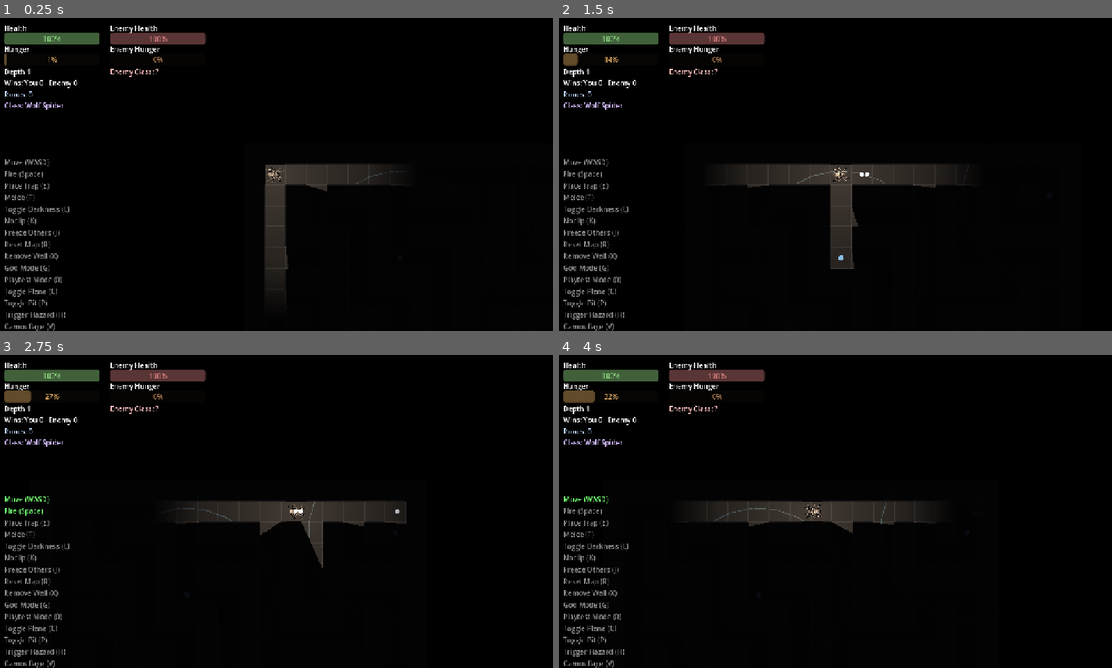
Above: before the commit, frames 1-4 (two rows, left to right).
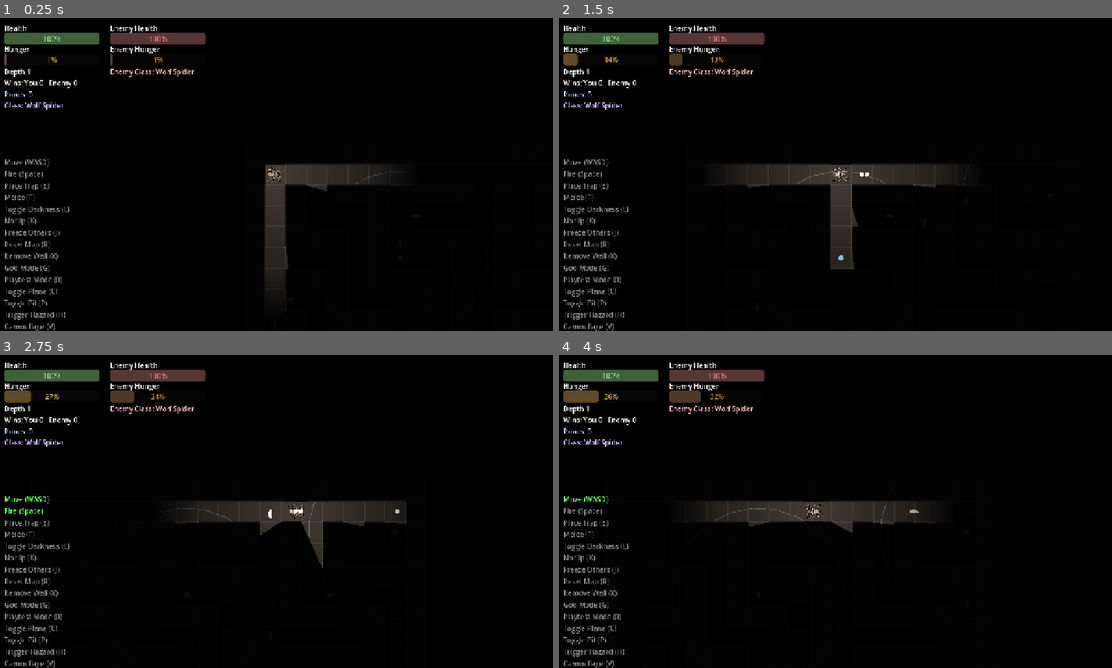
Above: after the commit, the same moments.

Repository: ehix/burrow
Game: Godot game, scene res://world/world.tscn
Same seed, same stepped clock (60 frames per second), same inputs: the game is played once before the commit and once after it.
Inputs (mouse positions are in pixels of both pictures, inside the frame that each line leads up to):
- Up to frame 1 (0.25 s): no input
- Up to frame 2 (1.5 s): tap Enter at 0.5 s; move the mouse to (957, 158) at 0.52 s; hold D (move_right) 0.53-1.25 s; hold Space (fire) 0.53-1.25 s; click (957, 158) at 0.67 s; tap B (net_hold) at 0.8 s; drag from (724, 190) to (857, 174) at 1.27 s
- Up to frame 3 (2.75 s): move the mouse to (331, 442) at 2.02 s; hold D (move_right) from 2.03 s (still down); hold Space (fire) from 2.03 s (still down); tap T (net_shot) at 2.1 s
- Up to frame 4 (4 s): release D (move_right) at 2.75 s; release Space (fire) at 2.75 s; drag from (807, 574) to (957, 511) at 2.77 s; move the mouse to (1001, 558) at 3.52 s; hold A (move_left) from 3.53 s (still down); tap 2 (buy_upgrade_2) at 3.6 s; tap T (net_shot) at 3.8 s

The runs differ from the first frame. In frame 1, 0.1% of the frame differs, in the area x 19-36%, y 11-19%; in frame 2, 0.2%; in frame 3, 0.3%; in frame 4, 0.4%, in the area x 6-66%, y 11-51%.
Error before the commit: Parse Error: Identifier "NetProjectileSkill" not declared in the current scope. (res://entities/enemy/enemy.gd:188)

Commit message:
Wire Enemy AI to the reworked Net Hold / Net Shot mechanic

Diff:
--- a/entities/enemy/enemy.gd
+++ b/entities/enemy/enemy.gd
@@ -185,9 +185,11 @@
 func _make_skills(spider_class: int) -> Array[SkillComponent]:
 	match spider_class:
 		SpiderClassData.SpiderClass.NET_CASTER:
-			var proj := NetProjectileSkill.new()
-			proj.net_shot_scene = NetShotScene
-			return [NetHoldSkill.new(), proj]
+			var hold := NetHoldSkill.new()
+			var shot := NetShotSkill.new()
+			shot.net_shot_scene = NetShotScene
+			shot.net_hold = hold
+			return [hold, shot]
 		SpiderClassData.SpiderClass.WEAVER:
 			var blockade := BlockadeSkill.new()
 			blockade.blockade_scene = BlockadeScene
@@ -388,21 +390,24 @@
 ## enemy — without carrying AI-specific concerns.
 func _score_skill(skill: SkillComponent) -> float:
 	if skill is NetHoldSkill:
-		return 0.7 if state == State.SEEK_FOOD and _nearest_caught_trap() != null else 0.0
-	if skill is NetProjectileSkill or skill is HatchlingsSkill \
-			or skill is EggMineSkill or skill is SilkTunnelSkill:
+		return 0.7 if state == State.SEEK_FOOD and _nearest_own_ready_trap() != null else 0.0
+	if skill is NetShotSkill:
+		return 0.6 if state == State.CHASE and _current_target != null \
+				and (skill as NetShotSkill).net_hold.is_holding() else 0.0
+	if skill is HatchlingsSkill or skill is EggMineSkill or skill is SilkTunnelSkill:
 		return 0.6 if state == State.CHASE and _current_target != null else 0.0
 	if skill is BlockadeSkill or skill is CamouflageSkill or skill is DecoySkill:
 		return 0.6 if state == State.FLEE else 0.0
 	return 0.0
 
 
-## A caught larva within easy reach — worth a Net Hold instead of walking
-## all the way up to the trap and eating normally.
-func _nearest_caught_trap() -> Node:
+## An unspent trap this enemy placed, within easy reach — worth a Net Hold
+## pickup whether or not it's already caught a larva (a pre-loaded trap is
+## auto-eaten on pickup, so there's no special case for that here).
+func _nearest_own_ready_trap() -> WebTrap:
 	for node in get_tree().get_nodes_in_group("traps"):
 		var trap := node as WebTrap
-		if trap != null and trap.caught_larva != null \
+		if trap != null and not trap.spent and trap.owner_spider == self \
 				and global_position.distance_to(trap.global_position) <= eat_range * 2.0:
 			return trap
 	return null
--- a/tests/test_enemy_class_kit.gd
+++ b/tests/test_enemy_class_kit.gd
@@ -46,12 +46,19 @@
 		assert_true(enemy._web_enabled())
 
 
-func test_net_caster_gets_net_hold_and_net_projectile() -> void:
+func test_net_caster_gets_net_hold_and_net_shot() -> void:
 	var enemy := _make_enemy()
 	enemy._apply_class(SpiderClassData.SpiderClass.NET_CASTER)
 	assert_eq(enemy._skills.size(), 2)
 	assert_true(enemy._skills[0] is NetHoldSkill)
-	assert_true(enemy._skills[1] is NetProjectileSkill)
+	assert_true(enemy._skills[1] is NetShotSkill)
+
+
+func test_net_shot_is_wired_to_its_sibling_net_hold() -> void:
+	var enemy := _make_enemy()
+	enemy._apply_class(SpiderClassData.SpiderClass.NET_CASTER)
+	var shot: NetShotSkill = enemy._skills[1]
+	assert_eq(shot.net_hold, enemy._skills[0])
 
 
 func test_wolf_gets_hatchlings_and_egg_mine() -> void:
@@ -118,24 +125,40 @@
 		assert_gt(enemy._score_skill(skill), 0.0)
 
 
-func test_nearest_caught_trap_finds_a_trap_within_range() -> void:
+func test_score_skill_net_shot_only_scores_while_holding_a_trap() -> void:
+	var enemy := _make_enemy()
+	enemy._apply_class(SpiderClassData.SpiderClass.NET_CASTER)
+	enemy.state = Enemy.State.CHASE
+	enemy._current_target = Node2D.new()
+	add_child_autofree(enemy._current_target)
+	var shot: NetShotSkill = enemy._skills[1]
+
+	assert_eq(enemy._score_skill(shot), 0.0, "not holding — nothing to fire")
+
+	shot.net_hold.holding = true
+	assert_gt(enemy._score_skill(shot), 0.0, "holding — worth firing")
+
+
+func test_nearest_own_ready_trap_finds_an_owned_trap_within_range() -> void:
 	var enemy := _make_enemy()
 	var trap := WebTrap.new()
 	add_child_autofree(trap)
+	trap.setup(enemy)
 	trap.global_position = enemy.global_position
-	trap.caught_larva = Node2D.new()
-	add_child_autofree(trap.caught_larva)
-
-	assert_eq(enemy._nearest_caught_trap(), trap)
-
-
-func test_nearest_caught_trap_ignores_an_empty_trap() -> void:
-	var enemy := _make_enemy()
+
+	assert_eq(enemy._nearest_own_ready_trap(), trap, "found even though nothing's caught in it yet")
+
+
+func test_nearest_own_ready_trap_ignores_a_trap_owned_by_someone_else() -> void:
+	var enemy := _make_enemy()
+	var other := Node2D.new()
+	add_child_autofree(other)
 	var trap := WebTrap.new()
 	add_child_autofree(trap)
+	trap.setup(other)
 	trap.global_position = enemy.global_position
 
-	assert_null(enemy._nearest_caught_trap())
+	assert_null(enemy._nearest_own_ready_trap())
 
 
 func test_consider_using_a_skill_activates_the_tied_winner_deterministically() -> void:
